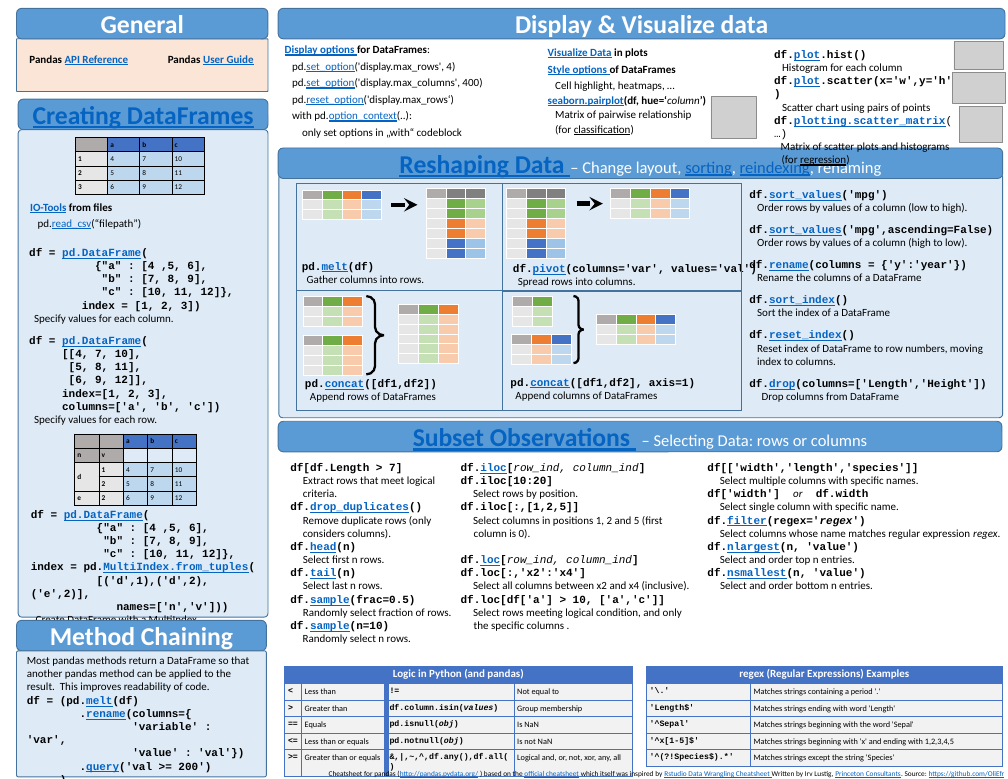
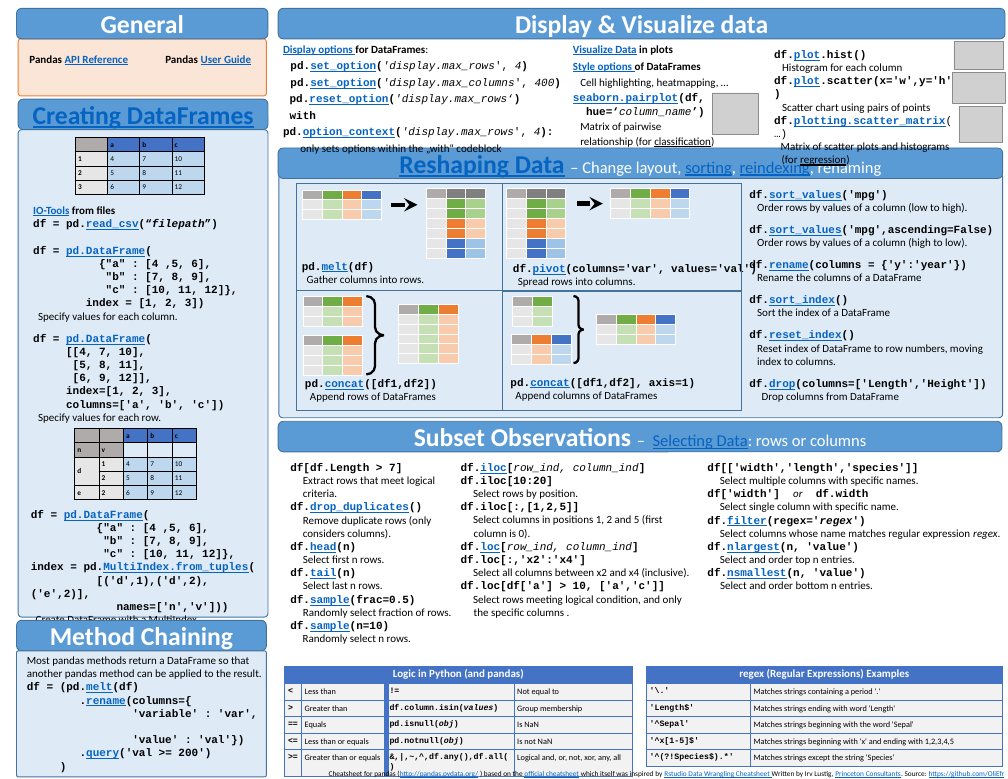
Before and after one commit to OliEfr/pandas_cheat_sheet, a slide deck: slide 1 of Pandas_Cheat_Sheet.pptx. Drawn at 1008x779 pixels with LibreOffice and Linux fonts; fonts in the diff are those of the drawing; grey boxes stand for pictures. Boxes give left, top, right and bottom in pixels: in the first picture for what was removed or moved away, otherwise in the second. Text is boxed around its words. In the diff, an @@ line names an element or a change of style, - is before the commit and + after.

```diff
--- a/Pandas_Cheat_Sheet.pptx
+++ b/Pandas_Cheat_Sheet.pptx
@@ rounded rectangle: place and size @@
-rounded rectangle at [16,39,268,92]
+rounded rectangle at [18,39,266,96]
@@ rounded rectangle at [18,39,266,96]: outline #43739E 1 pt to #ED7D31 1 pt; proportions changed @@
@@ text at [283,45,561,154]: text changed; font Calibri to Courier New @@
-Display options for DataFrames:
-pd.set_option('display.max_rows', 4)
-pd.set_option('display.max_columns', 400)
-pd.reset_option('display.max_rows‘)
-with pd.option_context(..):
-only set options in „with“ codeblock
+Display options for DataFrames:
+pd.set_option('display.max_rows', 4)
+pd.set_option('display.max_columns', 400)
+pd.reset_option('display.max_rows‘)
+with pd.option_context('display.max_rows', 4):
+only sets options within the „with“ codeblock
@@ text "Visualize Data in plots": place and size @@
-text "Visualize Data in plots" at [548,48,706,135]
+text "Visualize Data in plots" at [573,45,719,148]
@@ text at [573,62,719,118]: text changed @@
-Style options of DataFrames
-Cell highlight, heatmaps, …
-seaborn.pairplot(df, hue=‘column’)
+Style options of DataFrames
+Cell highlighting, heatmapping, …
+seaborn.pairplot(df,
+hue=‘column_name’)
@@ picture: place and size @@
-picture at [711,97,757,139]
+picture at [712,93,758,135]
@@ text "IO-Tools from files df = ...": place and size @@
-text "IO-Tools from files df = ..." at [29,248,234,425]
+text "IO-Tools from files df = ..." at [33,206,238,423]
@@ text removed at [30,203,142,229] @@
-IO-Tools from files
-pd.read_csv(“filepath”)
@@ text at [33,206,218,230]: paragraph added @@
+IO-Tools from files
+df = pd.read_csv(“filepath”)
@@ table: place and size @@
-table at [75,434,197,505]
+table at [75,429,197,668]
@@ rounded rectangle "Subset Observations – Selecting Data: ..." at [278,422,1002,452]: text colour #0563C1 to #FFFFFF, underline off in "Subset Observations"; text colour #FFFFFF to #0563C1, underline on in "Selecting Data:" @@
@@ text "df.iloc[row_ind, column_ind]" rewrapped from [461,463,690,631] to [461,463,690,618] @@
@@ text at [27,656,262,693]: text changed @@
-Most pandas methods return a DataFrame so that another pandas method can be applied to the result. This improves readability of code.
-df = (pd.melt(df)
+Most pandas methods return a DataFrame so that another pandas method can be applied to the result. df = (pd.melt(df)
```
Also in this commit, not shown: 1 other slide changed, 1 other file.
